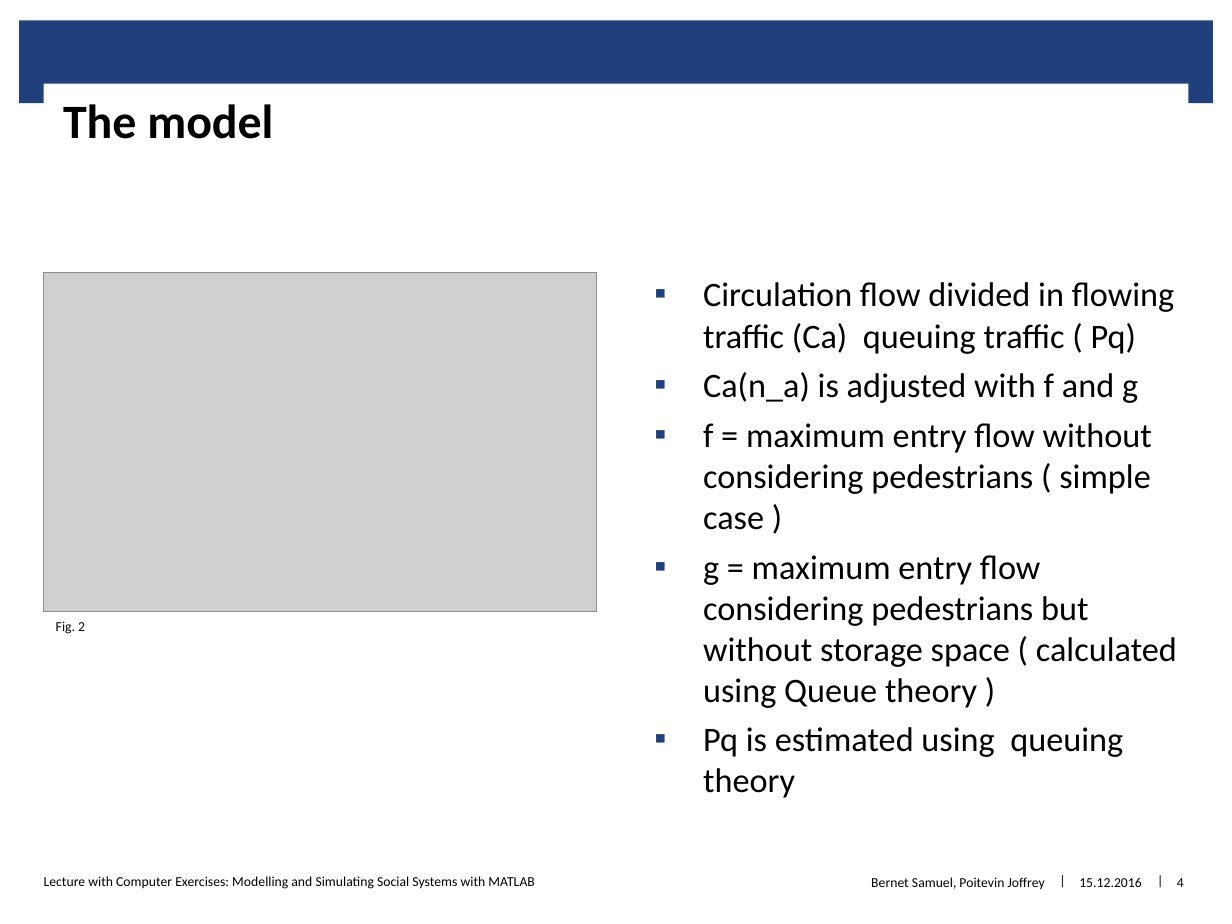
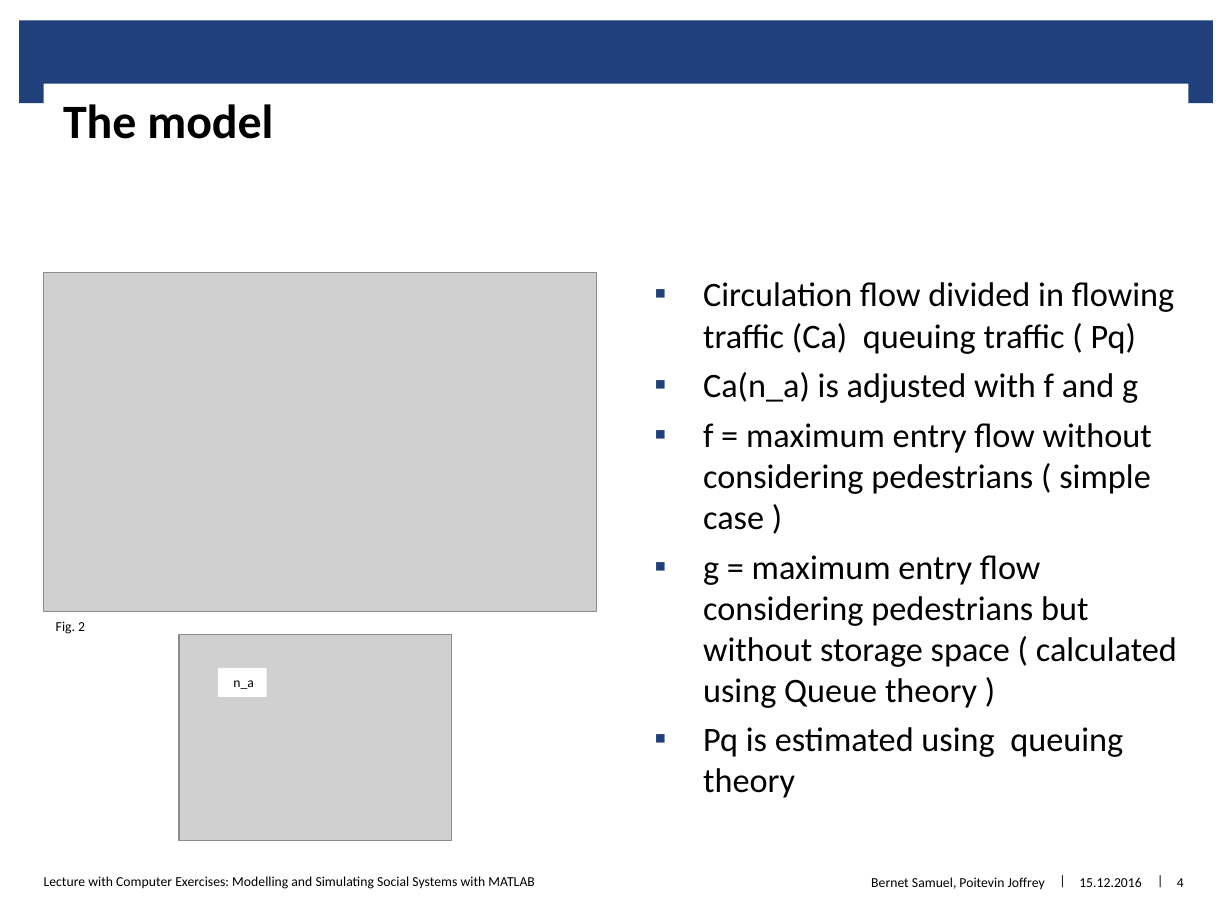
Before and after one commit to bernetsa/crosswalks_and_roundabouts, a slide deck: slide 4 of presentation/The impact of pedestrians at roundabout.pptx. Drawn at 1232x924 pixels with LibreOffice and Linux fonts; fonts in the diff are those of the drawing; grey boxes stand for pictures; background and template pictures are left out. Boxes give left, top, right and bottom in pixels: in the first picture for what was removed or moved away, otherwise in the second. Text is boxed around its words. In the diff, an @@ line names an element or a change of style, - is before the commit and + after.

```diff
--- a/presentation/The impact of pedestrians at roundabout.pptx
+++ b/presentation/The impact of pedestrians at roundabout.pptx
@@ picture added at <box>179,634,451,840</box> @@
@@ rectangle added at <box>218,668,266,697</box>, fill #FFFFFF, 8 pt, text #000000 @@
+n_a
```
Also in this commit, not shown: 4 other slides changed, 2 other files.
